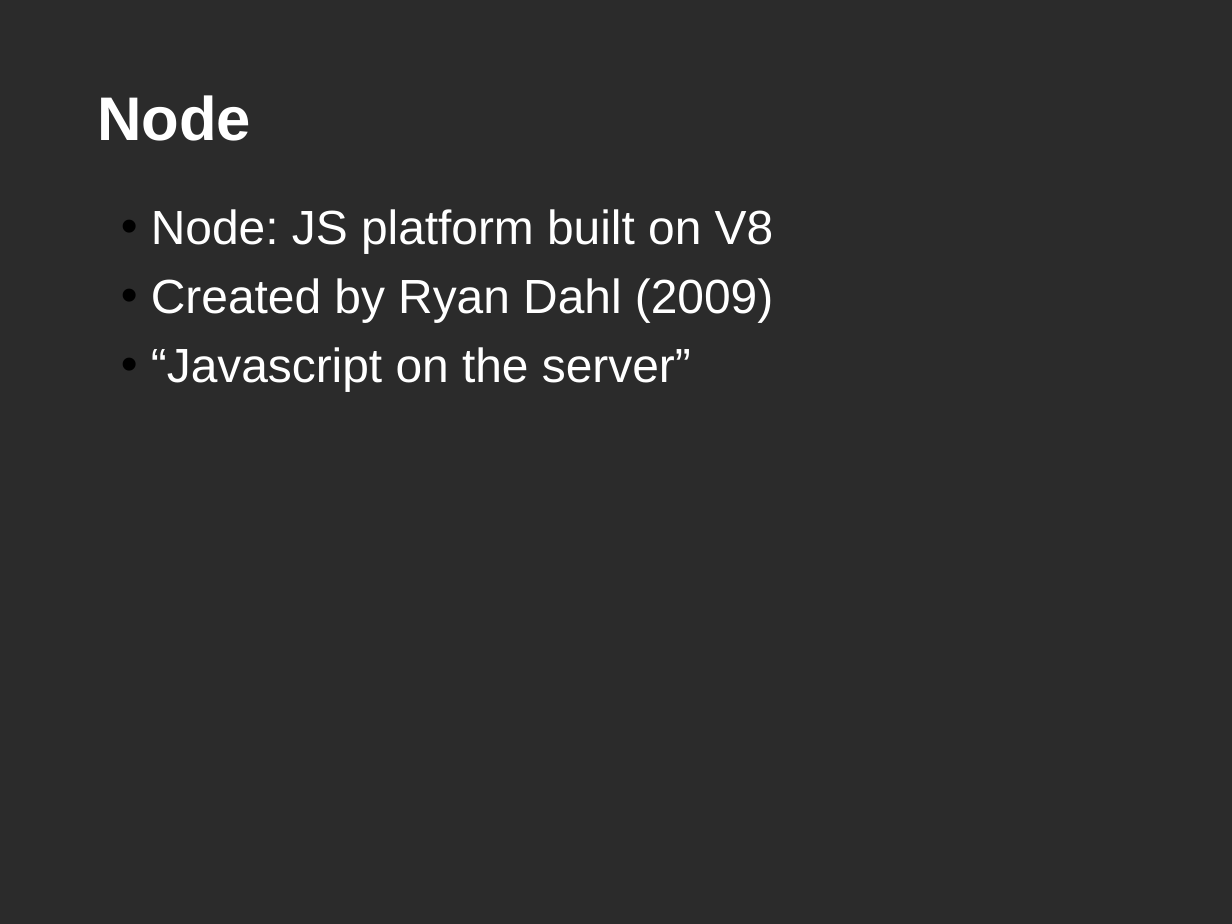
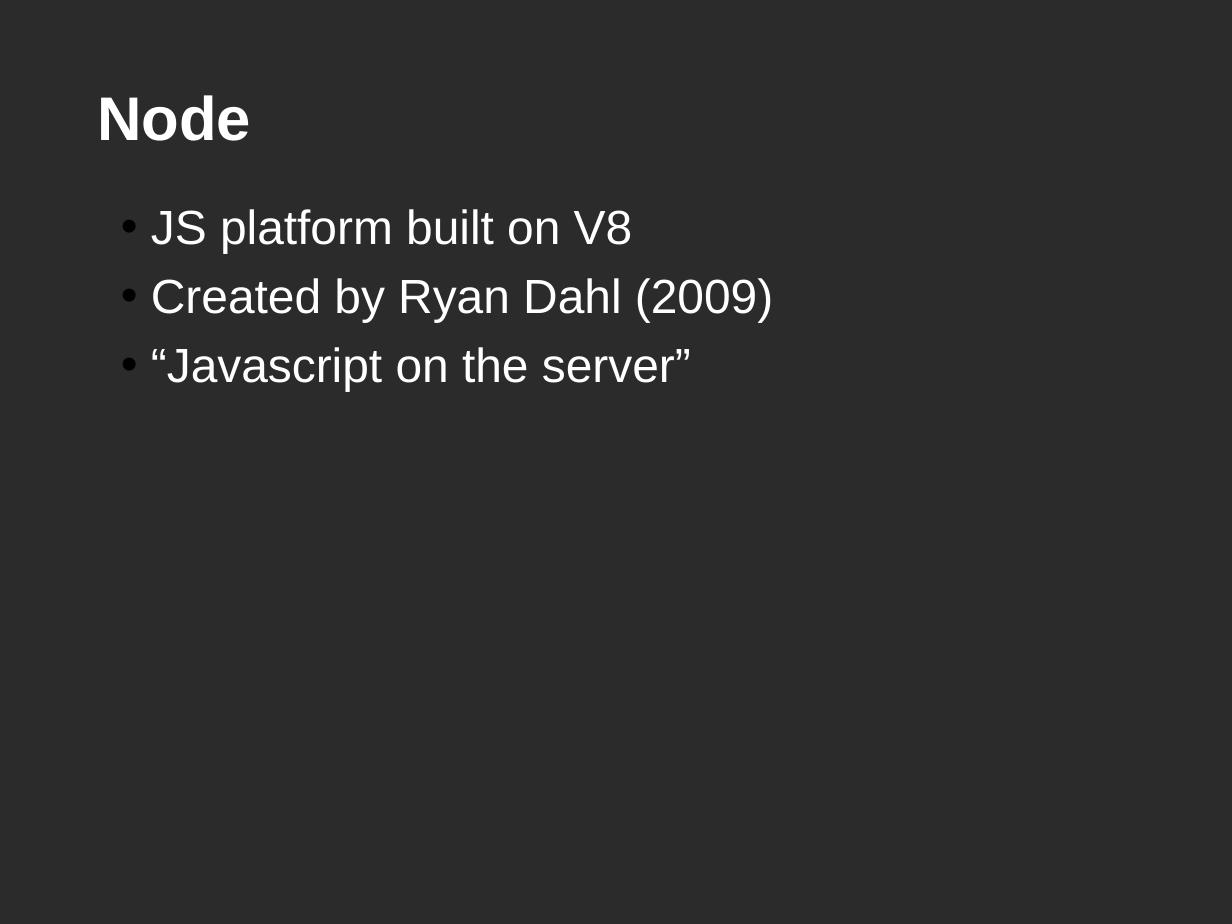
Before and after one commit to derrickwilliams/js-node-tools-toi, a slide deck: slide 7 of it.pptx (slide 8 before the commit). Drawn at 1232x924 pixels with LibreOffice and Linux fonts; fonts in the diff are those of the drawing; background and template pictures are left out; a plain dark background stands for a picture behind light text. Boxes give left, top, right and bottom in pixels: in the first picture for what was removed or moved away, otherwise in the second. Text is boxed around its words. In the diff, an @@ line names an element or a change of style, - is before the commit and + after.

```diff
--- a/it.pptx
+++ b/it.pptx
@@ text at [151,209,633,253]: text changed @@
-• Node: JS platform built on V8
+• JS platform built on V8
```
Also in this commit, not shown: 5 other slides changed, 5 slides added, 1 slide removed, 8 other files.
